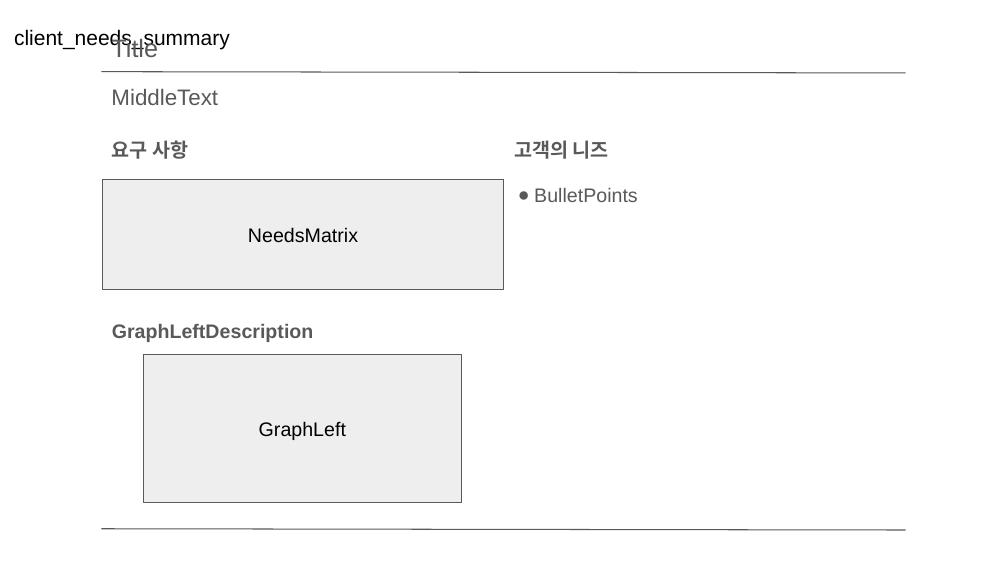
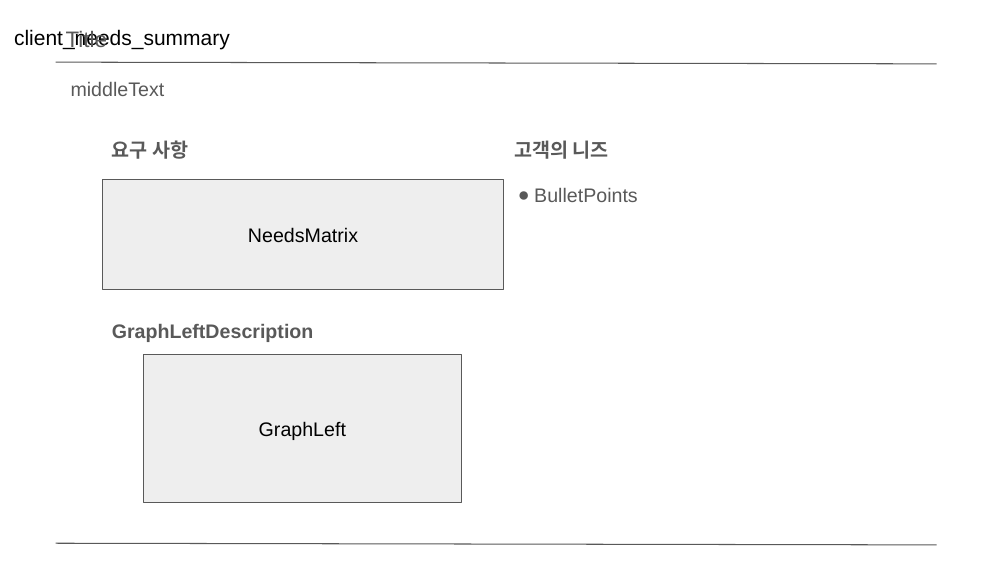
Before and after one commit to hjjunl/llm_proposal_mvp, a slide deck: slide 5 of proposal_ai_agent/DB/rfp_to_proposal.pptx. Drawn at 1008x567 pixels with LibreOffice and Linux fonts; fonts in the diff are those of the drawing. Boxes give left, top, right and bottom in pixels: in the first picture for what was removed or moved away, otherwise in the second. Text is boxed around its words. In the diff, an @@ line names an element or a change of style, - is before the commit and + after.

```diff
--- a/proposal_ai_agent/DB/rfp_to_proposal.pptx
+++ b/proposal_ai_agent/DB/rfp_to_proposal.pptx
@@ text "Title": place and size @@
-text "Title" at [111, 37, 158, 57]
+text "Title" at [66, 31, 107, 49]
@@ text "Title" at [66, 31, 107, 49]: size 18 to 16 pt @@
@@ line moved from (102, 72) - (906, 73) to (55, 62) - (936, 64) @@
@@ text at [71, 82, 165, 96]: text changed; size 16 to 14 pt @@
-MiddleText
+middleText
@@ line moved from (102, 529) - (906, 530) to (55, 543) - (936, 545) @@
```
Also in this commit, not shown: 6 other slides changed, 3 other files.
